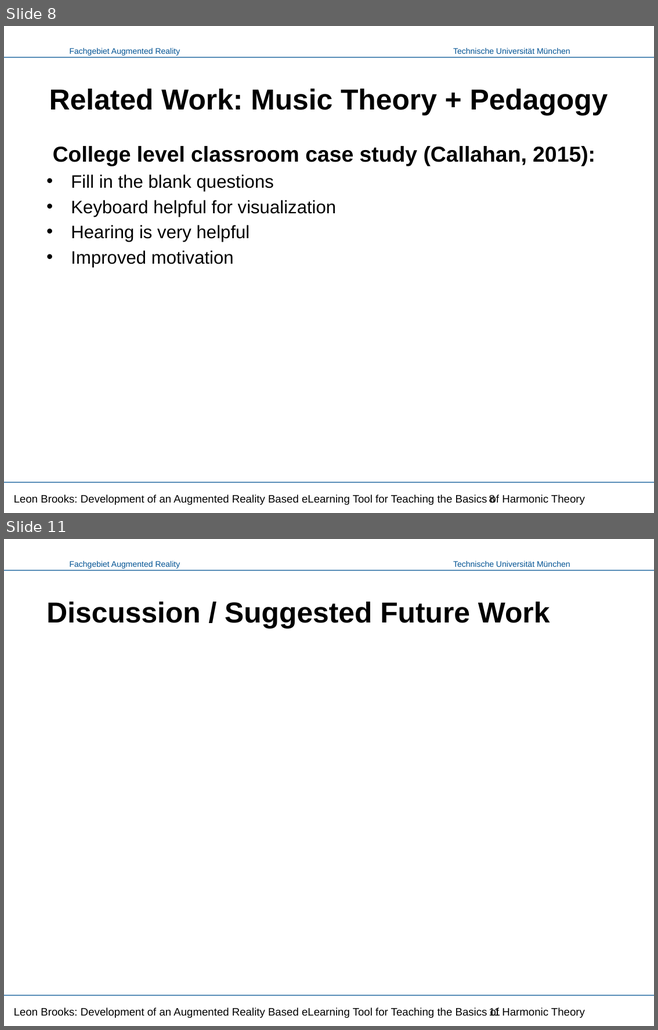
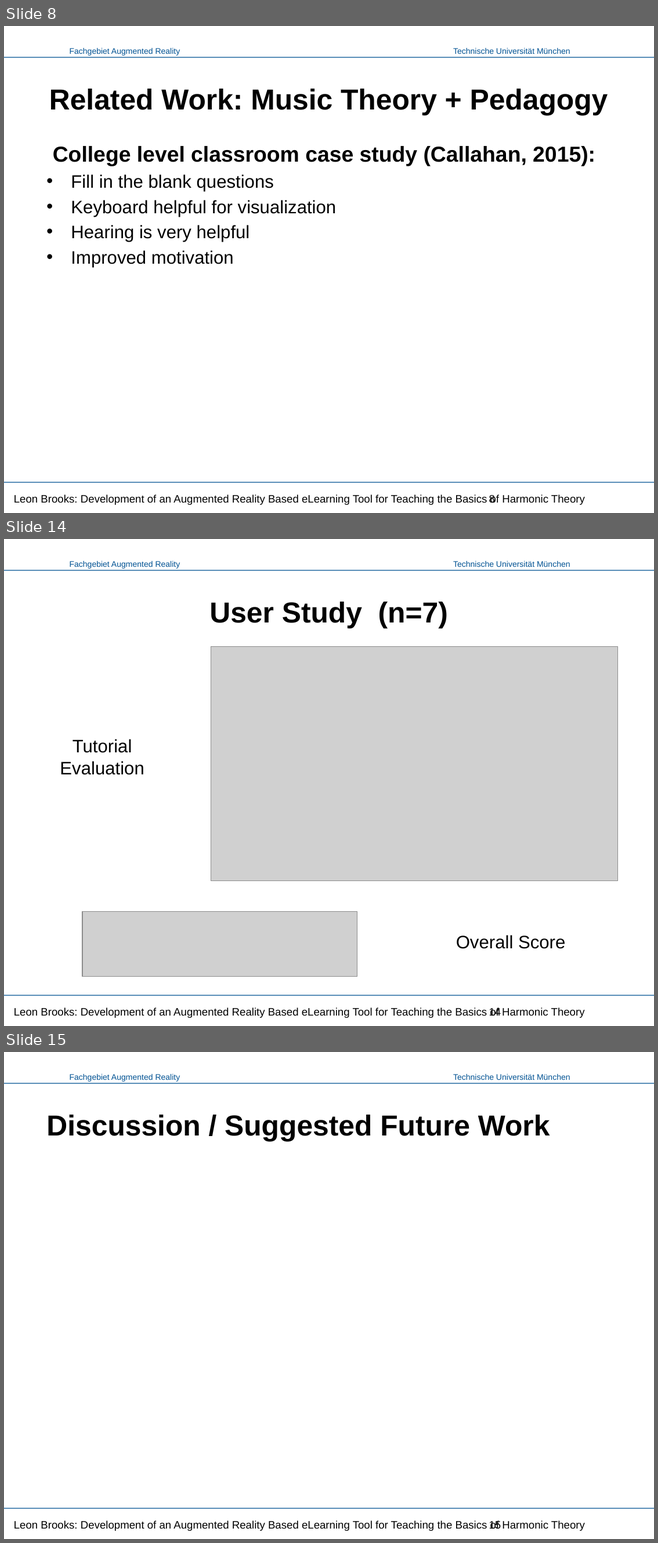
Before and after one commit to LeonBrooks/AR-Music-Theory-eLearing, a slide deck: Presentation/Music Vision - Presentation.pptx. Shown one above the other, each under a label of ours: slides 8 and 11 before the commit, slides 8, 14 and 15 after it; the slides between them are not shown. The pictures are 658x1030 and 658x1543 pixels, drawn with LibreOffice and Linux fonts; fonts in the diff are those of the drawing; grey boxes stand for pictures; background and template pictures are left out. Boxes give left, top, right and bottom in pixels: in the first picture for what was removed or moved away, otherwise in the second. Text is boxed around its words. In the diff, an @@ line names an element or a change of style, - is before the commit and + after.

```diff
--- a/Presentation/Music Vision - Presentation.pptx
+++ b/Presentation/Music Vision - Presentation.pptx
@@ slide 14 added at [4, 539, 654, 1026], background #FFFFFF; not listed: 4 template elements that a slide beside it also shows @@
@@ title added at [209, 602, 448, 629], 32 pt, text #000000, bold @@
+User Study (n=7)
@@ picture added at [210, 647, 617, 881] @@
@@ text added at [60, 739, 144, 775], 20 pt, text #000000 @@
+Tutorial Evaluation
@@ picture added at [82, 911, 357, 976] @@
@@ text added at [456, 935, 565, 949], 20 pt, text #000000 @@
+Overall Score
@@ text added at [14, 1008, 585, 1018], 12 pt, text #000000 @@
+Leon Brooks: Development of an Augmented Reality Based eLearning Tool for Teaching the Basics of Harmonic Theory
@@ page number added at [489, 1008, 501, 1016], 12 pt, text #000000 @@
+14
@@ what was slide 11 is now slide 15 @@
@@ page number at [489, 1521, 501, 1529]: text changed @@
-11
+15
```
Also in this commit, not shown: 2 slides changed, 3 other slides added.
